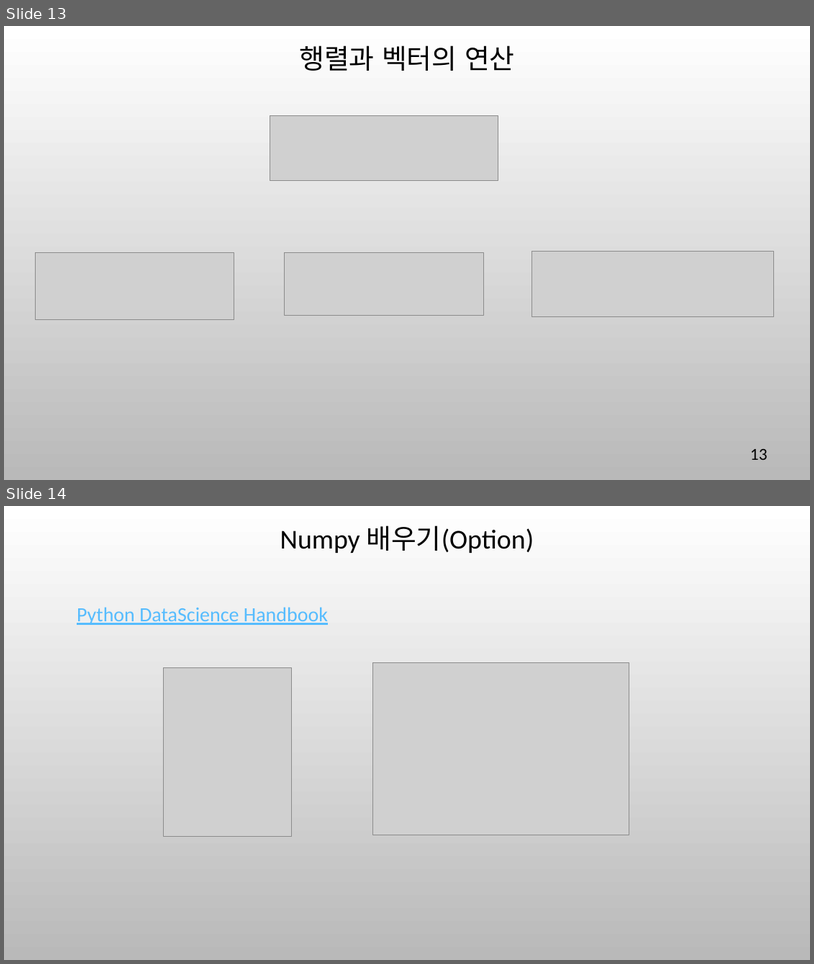
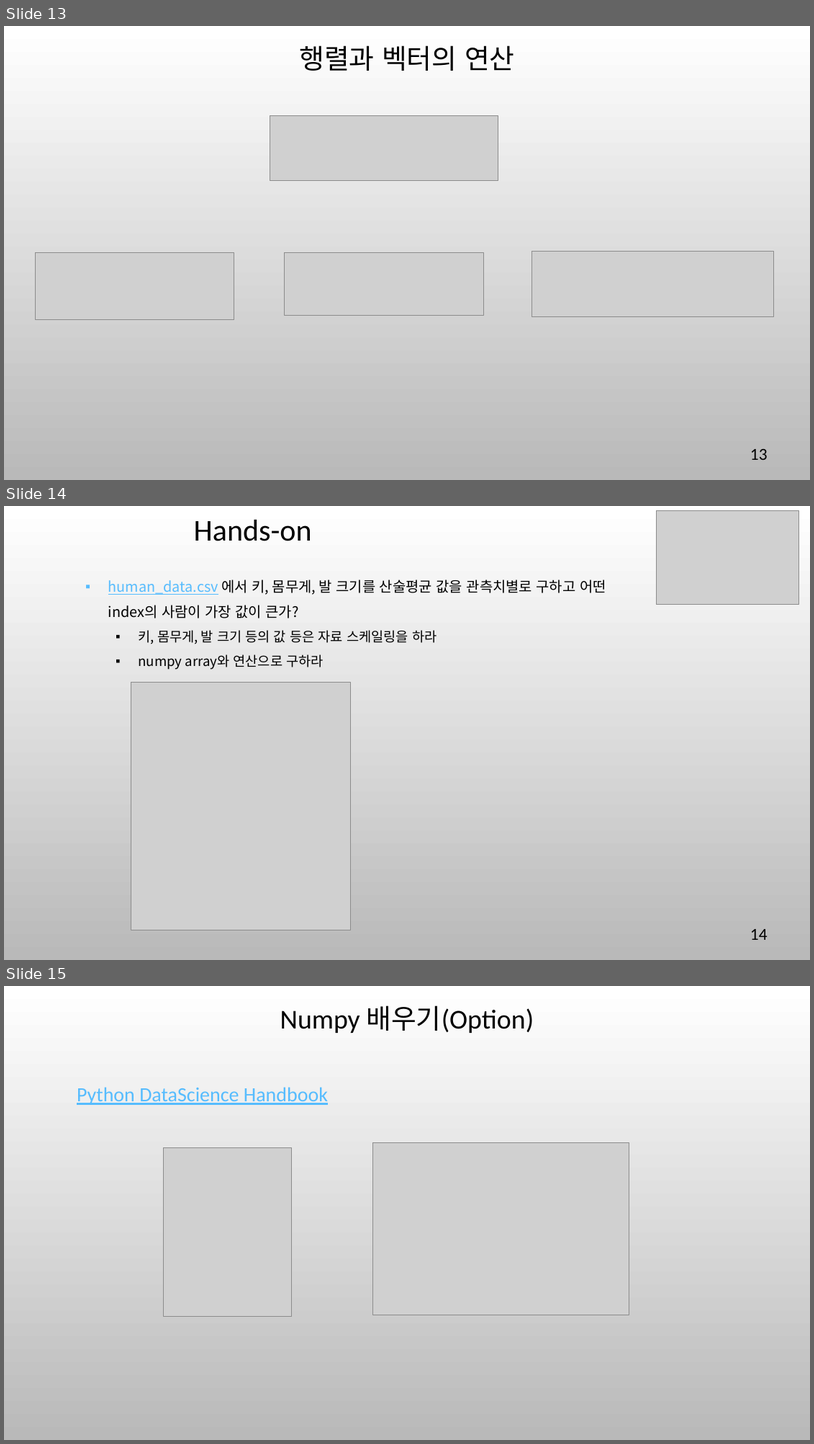
Before and after one commit to ancestor9/mathematics-for-machine-learning, a slide deck: 6_Linear_Algebra.pptx. Shown one above the other, each under a label of ours: slides 13 and 14 before the commit, slides 13, 14 and 15 after it. The pictures are 814x964 and 814x1444 pixels, drawn with LibreOffice and Linux fonts; fonts in the diff are those of the drawing; grey boxes stand for pictures; background and template pictures are left out. Boxes give left, top, right and bottom in pixels: in the first picture for what was removed or moved away, otherwise in the second. Text is boxed around its words. In the diff, an @@ line names an element or a change of style, - is before the commit and + after.

```diff
--- a/6_Linear_Algebra.pptx
+++ b/6_Linear_Algebra.pptx
@@ slide 14 added at bbox=[4, 506, 810, 960], background picture (left out) @@
@@ title added at bbox=[194, 520, 312, 541], 36 pt, text #000000 @@
+Hands-on
@@ picture added at bbox=[657, 510, 799, 605] @@
@@ text added at bbox=[108, 579, 607, 669], 17 pt, text #000000 @@
+▪ human_data.csv 에서 키, 몸무게, 발 크기를 산술평균 값을 관측치별로 구하고 어떤 index의 사람이 가장 값이 큰가?
+  ▪ 키, 몸무게, 발 크기 등의 값 등은 자료 스케일링을 하라
+  ▪ numpy array와 연산으로 구하라
@@ picture added at bbox=[131, 682, 350, 930] @@
@@ page number added at bbox=[751, 929, 768, 939], 20 pt, text #000000 @@
+14
@@ what was slide 14 is now slide 15 @@
```
Also in this commit, not shown: 2 slides changed.
